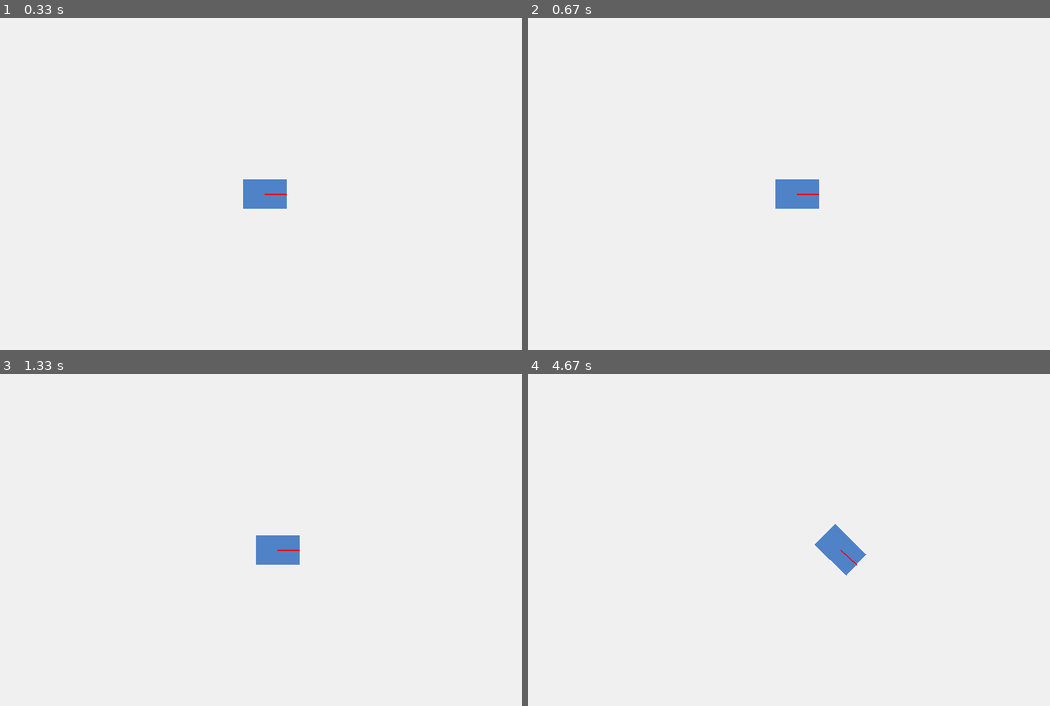
Above: before the commit, frames 1-4 (two rows, left to right).
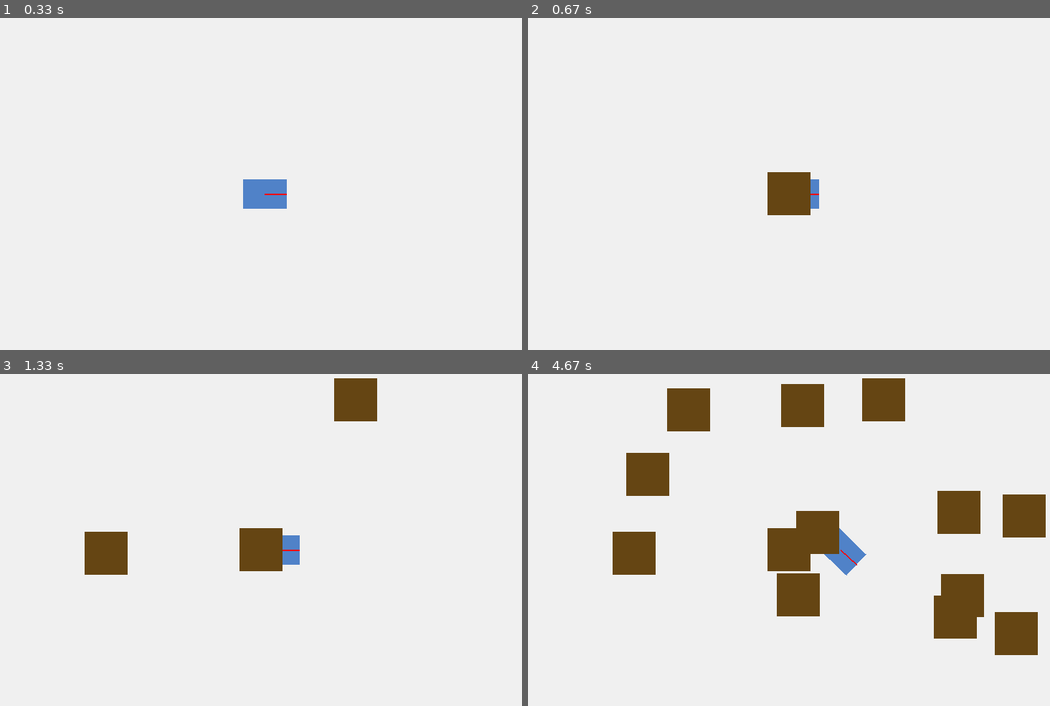
Above: after the commit, the same moments.

Repository: CrazyDreamer2000/ProjetRobotique-UL2IN013
Game: pygame game, started from Projet_Clean/main.py
Two runs of this game, one before a commit and one after it. Both use one fixed random seed, a clock stepped at 60 frames per second and the inputs below.
Inputs (mouse positions are in pixels of both pictures, inside the frame that each line leads up to):
- Up to frame 1 (0.33 s): no input
- Up to frame 2 (0.67 s): click (789, 193) at 0.38 s
- Up to frame 3 (1.33 s): click (104, 553) at 0.72 s; click (354, 400) at 1.05 s
- Up to frame 4 (4.67 s): click (804, 407) at 1.38 s; click (799, 596) at 1.72 s; click (956, 616) at 2.05 s; click (961, 513) at 2.38 s; click (1023, 516) at 2.72 s; click (1018, 632) at 3.05 s; click (815, 533) at 3.38 s; click (648, 473) at 3.72 s; click (961, 596) at 4.05 s; click (689, 410) at 4.38 s

Frame 1 is identical in both runs. In frame 2, 1.1% of the frame differs, in the area x 45-55%, y 46-60%; in frame 3, 3.2%; in frame 4, 13%, in the area x 16-100%, y 1-85%.

Commit message:
Ajout d'obstacle sur clic gauche de souris dans main.py, leur fonction d'affichage dans pygame_view.py et les variables env associés aux obstacles dans le fichier config

Diff:
--- a/Projet_Clean/affichage/pygame_view.py
+++ b/Projet_Clean/affichage/pygame_view.py
@@ -28,3 +28,12 @@
     # direction avant
     fx, fy = transformer_point(L, 0, cx, cy, ori) # pixels (devant du robot)
     pygame.draw.line(screen, (255, 0, 0), (cx, cy), (fx, fy), 2) # dessiner la direction de l'ecran
+
+def generer_obstacle(mouse_x, mouse_y, taille):
+    # Crée un obstacle carré centré sur la position donnée
+    return pygame.Rect(mouse_x - taille // 2, mouse_y - taille // 2, taille, taille)
+
+def dessiner_obstacles(screen, obstacles, couleur=cfg.COULEUR_OBSTACLE):
+    # Dessine tous les obstacles sur l'écran
+    for obstacle in obstacles:
+        pygame.draw.rect(screen, couleur, obstacle)
--- a/Projet_Clean/config.py
+++ b/Projet_Clean/config.py
@@ -12,3 +12,7 @@
 # Paramètres physiques (en mètres)
 RAYON_ROUE = 0.03
 ECARTEMENT_ROUES = 0.15
+
+# Obstacles
+TAILLE_OBSTACLE = 60  # Taille des obstacles carrés en pixels
+COULEUR_OBSTACLE = (101, 69, 19)  # Couleur RGB des obstacles (marron)
--- a/Projet_Clean/main.py
+++ b/Projet_Clean/main.py
@@ -2,7 +2,7 @@
 import config as cfg
 from core.robot import Robot
 from controle.AlgoCarre import AlgoCarre
-from affichage.pygame_view import dessiner_robot
+from affichage.pygame_view import dessiner_robot, generer_obstacle, dessiner_obstacles
 
 largeur, hauteur = 900, 600 # = 4.5 mètres * 3 mètres
 
@@ -15,6 +15,7 @@
 robot.pos.y = (hauteur / 2) / cfg.SCALE #
 
 algo = AlgoCarre()
+obstacles=[]
 
 running = True
 while running:
@@ -23,6 +24,10 @@
     for event in pygame.event.get():
         if event.type == pygame.QUIT:
             running = False
+        if event.type == pygame.MOUSEBUTTONDOWN and event.button == 1:
+            obs_mousex,obs_mousey= pygame.mouse.get_pos()
+            obstacle = generer_obstacle(obs_mousex,obs_mousey,cfg.TAILLE_OBSTACLE)
+            obstacles.append(obstacle)
 
     vg, vd = algo.calculer_commande(robot, dt)
     robot.definir_commande_roues(vg, vd)
@@ -31,6 +36,7 @@
 
     screen.fill((240, 240, 240))
     dessiner_robot(screen, robot)
+    dessiner_obstacles(screen, obstacles)
     pygame.display.flip()
 
 pygame.quit()
